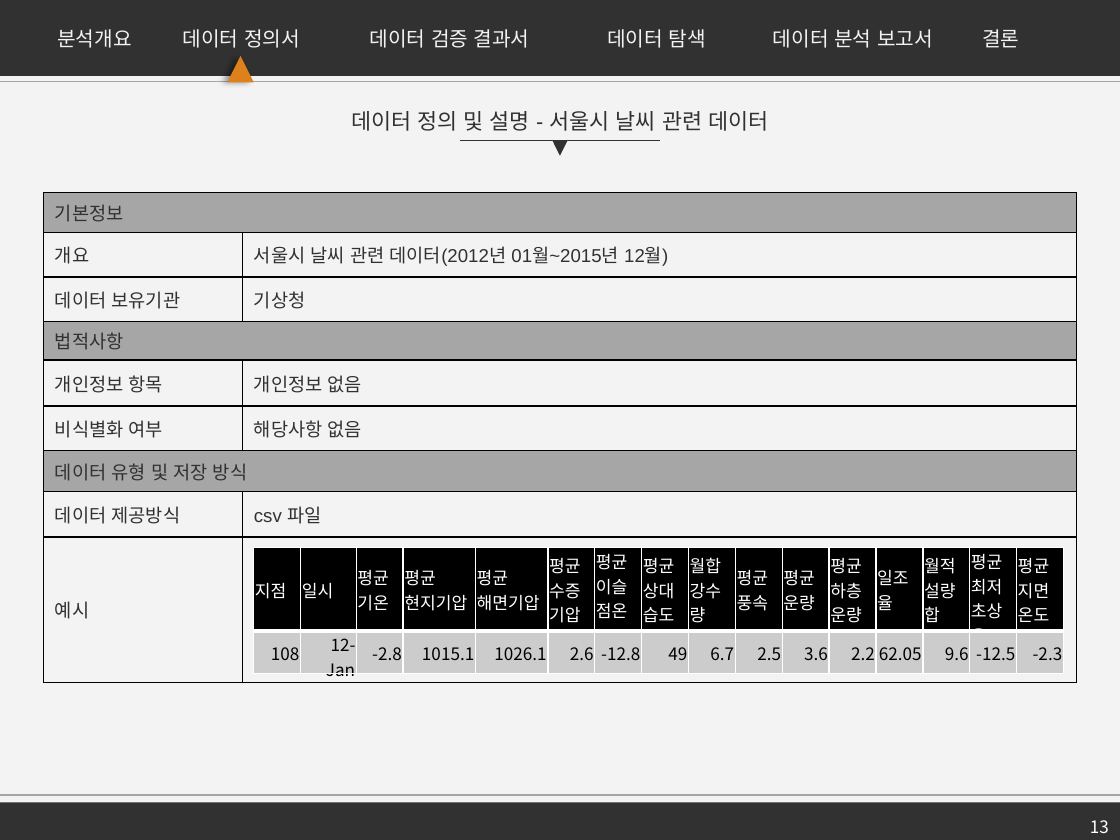
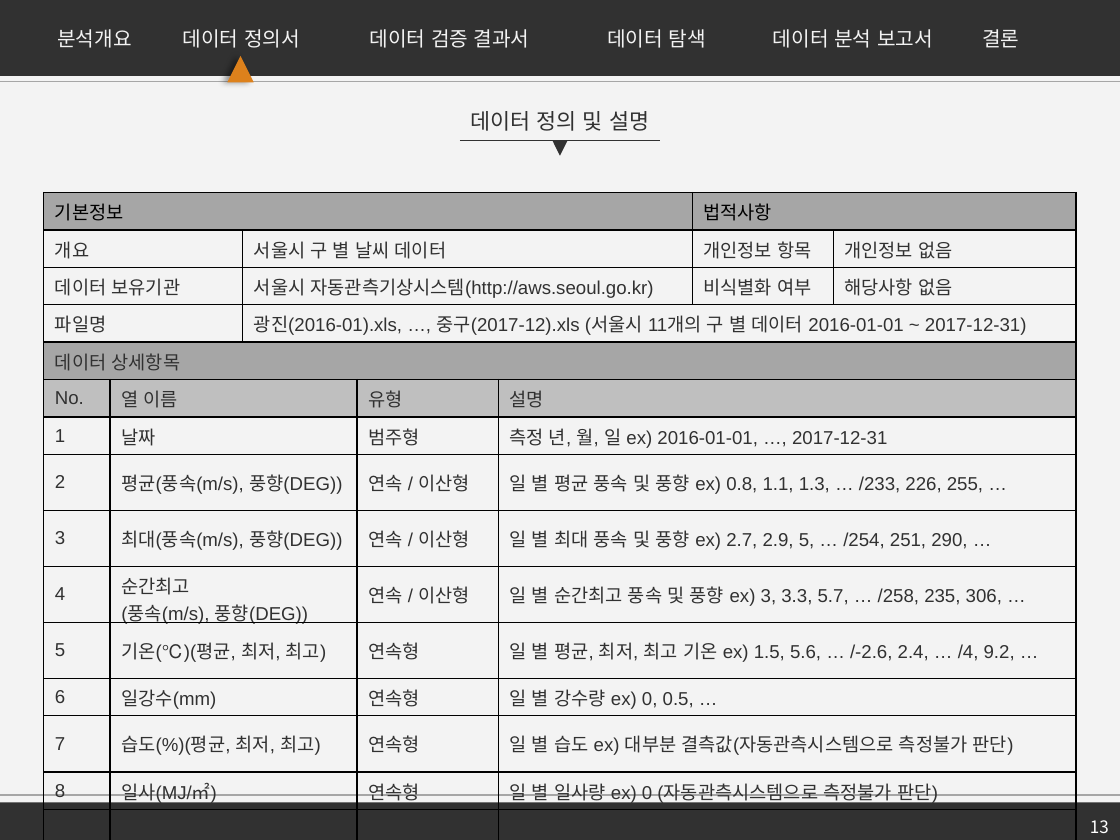
Before and after one commit to firstock/proj_sponge_bicycle, a slide deck: slide 13 of 서울시 공유자전거 수요 예측.pptx. Drawn at 1120x840 pixels with LibreOffice and Linux fonts; fonts in the diff are those of the drawing. Boxes give left, top, right and bottom in pixels: in the first picture for what was removed or moved away, otherwise in the second. Text is boxed around its words. In the diff, an @@ line names an element or a change of style, - is before the commit and + after.

Commit message:
KHS_PPT_modify

```diff
--- a/서울시 공유자전거 수요 예측.pptx
+++ b/서울시 공유자전거 수요 예측.pptx
@@ text at [470,111,649,131]: text changed @@
-데이터 정의 및 설명 - 서울시 날씨 관련 데이터
+데이터 정의 및 설명
@@ table at [44,193,1075,808] @@
-기본정보 | 
-개요 | 서울시 날씨 관련 데이터(2012년 01월~2015년 12월)
-데이터 보유기관 | 기상청
-법적사항 | 
-개인정보 항목 | 개인정보 없음
-비식별화 여부 | 해당사항 없음
-데이터 유형 및 저장 방식 | 
-데이터 제공방식 | csv 파일
-예시 | 
+기본정보 |  |  |  |  | 법적사항 | 
+개요 |  | 서울시 구 별 날씨 데이터 |  |  | 개인정보 항목 | 개인정보 없음
+데이터 보유기관 |  | 서울시 자동관측기상시스템(http://aws.seoul.go.kr) |  |  | 비식별화 여부 | 해당사항 없음
+파일명 |  | 광진(2016-01).xls, …, 중구(2017-12).xls (서울시 11개의 구 별 데이터 2016-01-01 ~ 2017-12-31) |  |  |  | 
+데이터 상세항목 |  |  |  |  |  | 
+No. | 열 이름 |  | 유형 | 설명 |  | 
+1 | 날짜 |  | 범주형 | 측정 년, 월, 일 ex) 2016-01-01, …, 2017-12-31 |  | 
+2 | 평균(풍속(m/s), 풍향(DEG)) |  | 연속 / 이산형 | 일 별 평균 풍속 및 풍향 ex) 0.8, 1.1, 1.3, … /233, 226, 255, … |  | 
+3 | 최대(풍속(m/s), 풍향(DEG)) |  | 연속 / 이산형 | 일 별 최대 풍속 및 풍향 ex) 2.7, 2.9, 5, … /254, 251, 290, … |  | 
+4 | 순간최고 / (풍속(m/s), 풍향(DEG)) |  | 연속 / 이산형 | 일 별 순간최고 풍속 및 풍향 ex) 3, 3.3, 5.7, … /258, 235, 306, … |  | 
+5 | 기온(℃)(평균, 최저, 최고) |  | 연속형 | 일 별 평균, 최저, 최고 기온 ex) 1.5, 5.6, … /-2.6, 2.4, … /4, 9.2, … |  | 
+6 | 일강수(mm) |  | 연속형 | 일 별 강수량 ex) 0, 0.5, … |  | 
+7 | 습도(%)(평균, 최저, 최고) |  | 연속형 | 일 별 습도 ex) 대부분 결측값(자동관측시스템으로 측정불가 판단) |  | 
+8 | 일사(MJ/㎡) |  | 연속형 | 일 별 일사량 ex) 0 (자동관측시스템으로 측정불가 판단) |  | 
+9 | 일조(hour) |  | 이산형 | 일 별 일조시간 ex) 0 (자동관측시스템으로 측정불가 판단) |  | 
@@ table removed at [254,548,1067,680], 2 rows, 16 columns @@
-지점 | 일시 | 평균기온 | 평균 / 현지기압 | 평균 / 해면기압 | 평균수증기압 | 평균이슬점온도 | 평균상대습도 | 월합강수량 | 평균풍속 | 평균운량 | 평균 / 하층운량 | 일조율 | 월적설량합 | 평균 최저초상온도 | 평균지면온도
-108 | 12-Jan | -2.8 | 1015.1 | 1026.1 | 2.6 | -12.8 | 49 | 6.7 | 2.5 | 3.6 | 2.2 | 62.05 | 9.6 | -12.5 | -2.3
```
Also in this commit, not shown: 11 other slides changed, 9 slides removed.
